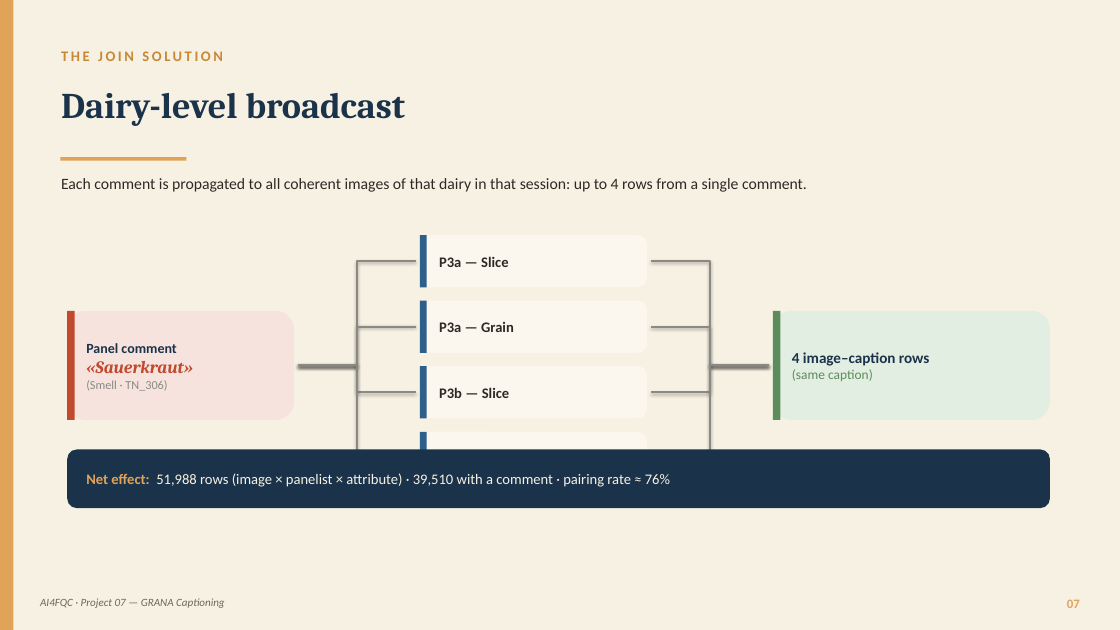
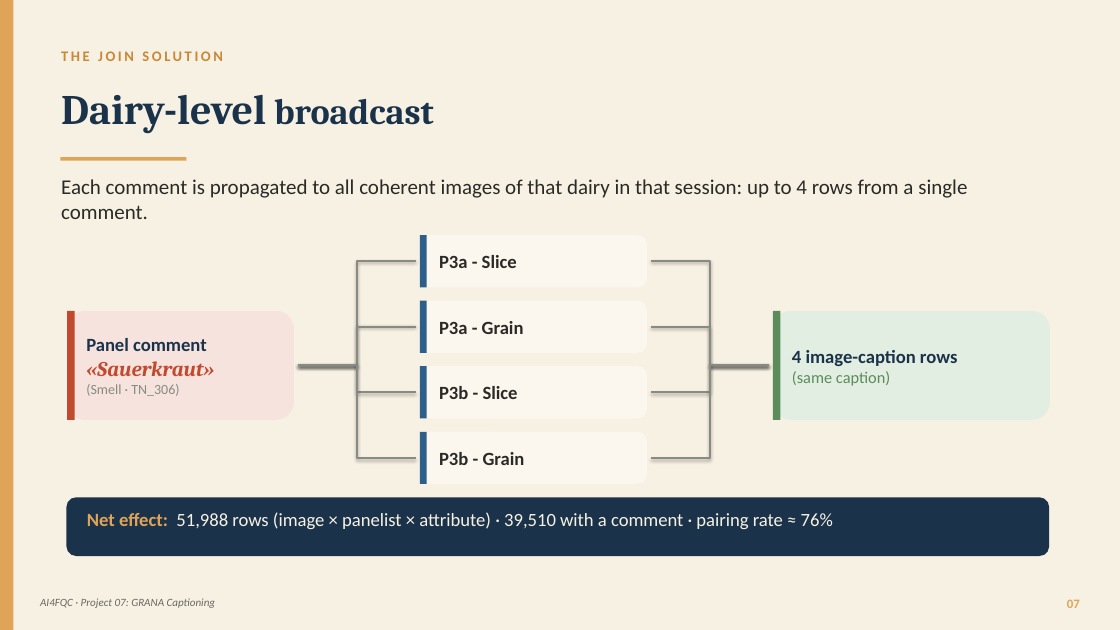
Before and after one commit to panciut/Cheese, a slide deck: slide 7 of presentation/Trentingrana_Captioning_EN.pptx. Drawn at 1120x630 pixels with LibreOffice and Linux fonts; fonts in the diff are those of the drawing. Boxes give left, top, right and bottom in pixels: in the first picture for what was removed or moved away, otherwise in the second. Text is boxed around its words. In the diff, an @@ line names an element or a change of style, - is before the commit and + after.

```diff
--- a/presentation/Trentingrana_Captioning_EN.pptx
+++ b/presentation/Trentingrana_Captioning_EN.pptx
@@ text "Dairy-level broadcast" at (61,94,434,134): size 31 to 36 pt in "Dairy-level" @@
@@ text "Each comment is propagated to ..." at (61,179,967,219): size 13.5 to 18 pt @@
@@ text at (439,255,517,268): text changed; size 12.5 to 16 pt @@
-P3a — Slice
+P3a - Slice
@@ text at (439,321,524,334): text changed; size 12.5 to 16 pt @@
-P3a — Grain
+P3a - Grain
@@ text "Panel comment" at (86,338,214,396): size 12 to 16 pt in "Panel comment"; size 15 to 18 pt in "«Sauerkraut»"; size 10.5 to 12 pt in "(Smell · TN_306)" @@
@@ text at (792,350,958,366): text changed; size 13 to 16 pt @@
-4 image–caption rows
+4 image-caption rows
@@ text at (439,386,518,399): text changed; size 12.5 to 16 pt @@
-P3b — Slice
+P3b - Slice
@@ text at (792,371,890,386): size 11.5 to 14 pt in "(same caption)" @@
@@ text added at (439,452,525,465), 16 pt, text #2B2A26, bold @@
+P3b - Grain
@@ rounded rectangle: place and size @@
-rounded rectangle at (67,450,1050,508)
+rounded rectangle at (66,497,1049,556)
@@ text "Net effect: 51,988 rows (image ...": place and size @@
-text "Net effect: 51,988 rows (image ..." at (86,473,670,487)
+text "Net effect: 51,988 rows (image ..." at (87,512,833,529)
@@ text "Net effect: 51,988 rows (image ..." at (87,512,833,529): size 12.5 to 16 pt @@
@@ text at (40,598,216,608): text changed @@
-AI4FQC · Project 07 — GRANA Captioning
+AI4FQC · Project 07: GRANA Captioning
```
Also in this commit, not shown: 29 other slides changed, 1 other file.
